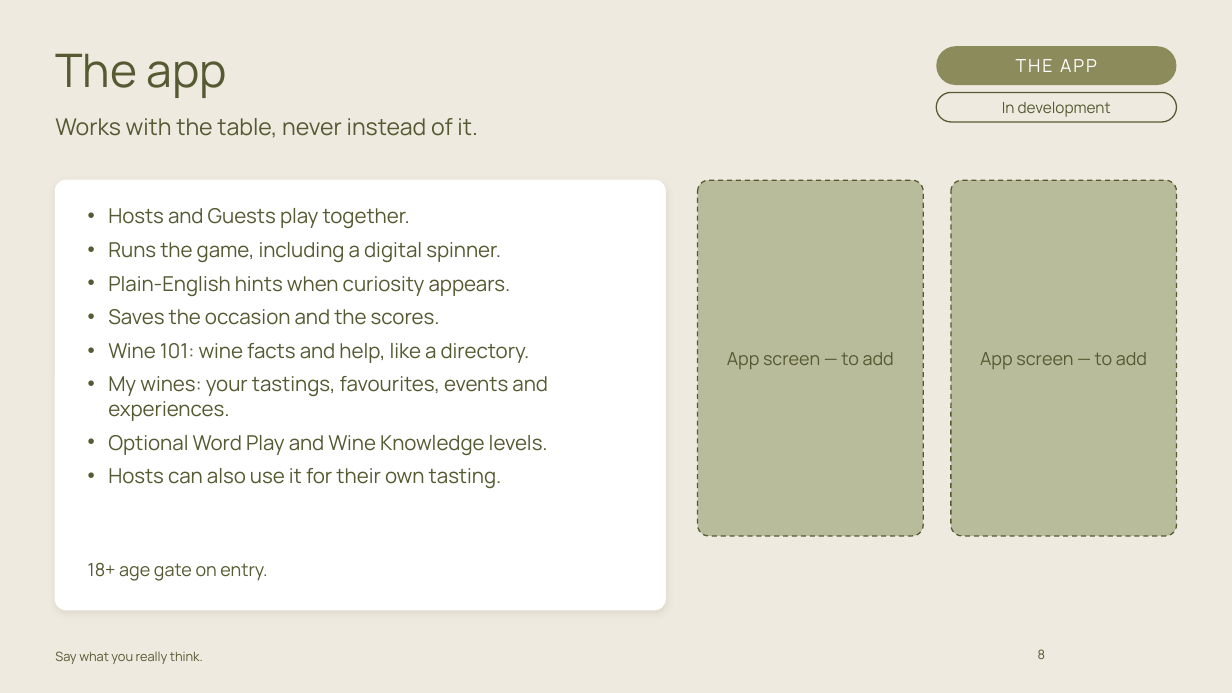
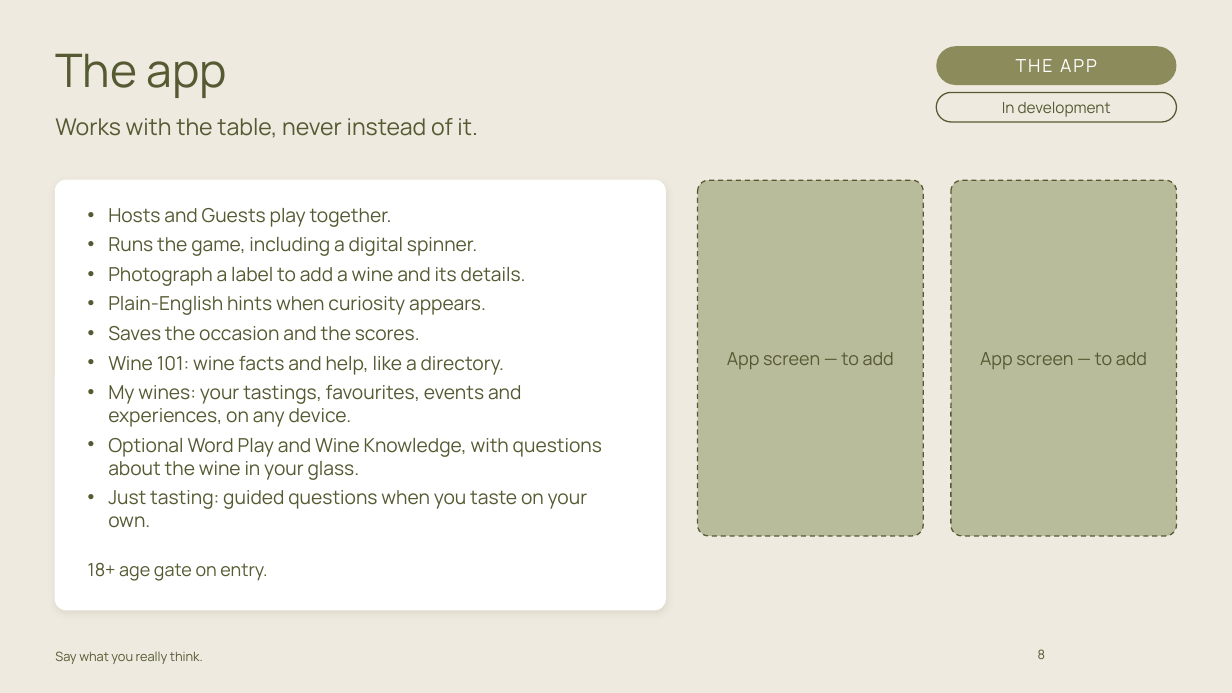
Before and after one commit to carrie147/entre-amis-brand-agent, a slide deck: slide 8 of decks/Entre Amis - core brand story - DRAFT.pptx. Drawn at 1232x693 pixels with LibreOffice and Linux fonts; fonts in the diff are those of the drawing; background and template pictures are left out. Boxes give left, top, right and bottom in pixels: in the first picture for what was removed or moved away, otherwise in the second. Text is boxed around its words. In the diff, an @@ line names an element or a change of style, - is before the commit and + after.

```diff
--- a/decks/Entre Amis - core brand story - DRAFT.pptx
+++ b/decks/Entre Amis - core brand story - DRAFT.pptx
@@ text at [108,208,504,375]: size 16 to 15 pt in "Hosts and Guests play together.", "Runs the game, including a digital spinner.", "Plain-English hints when curiosity appears.", "Saves the occasion and the scores." and 1 more places; less space between paragraphs @@
@@ text at [108,267,526,286]: paragraph added @@
+• Photograph a label to add a wine and its details.
@@ text at [108,385,602,528]: text changed; size 16 to 15 pt @@
-• My wines: your tastings, favourites, events and experiences.
-• Optional Word Play and Wine Knowledge levels.
-• Hosts can also use it for their own tasting.
+• My wines: your tastings, favourites, events and experiences, on any device.
+• Optional Word Play and Wine Knowledge, with questions about the wine in your glass.
+• Just tasting: guided questions when you taste on your own.
```
Also in this commit, not shown: 3 other slides changed, 4 other files.
